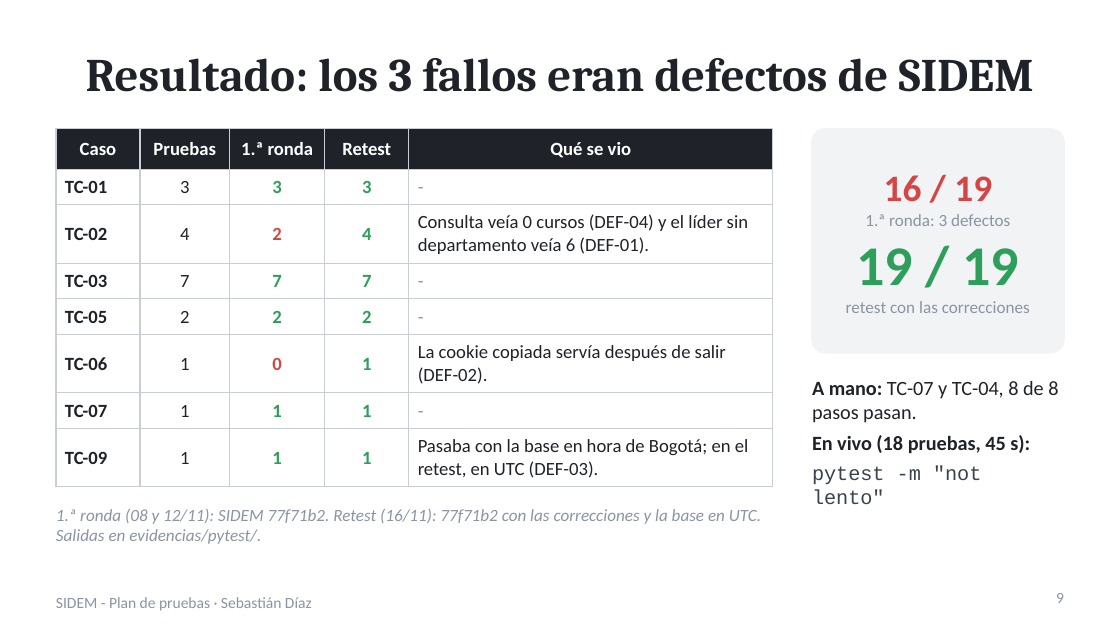
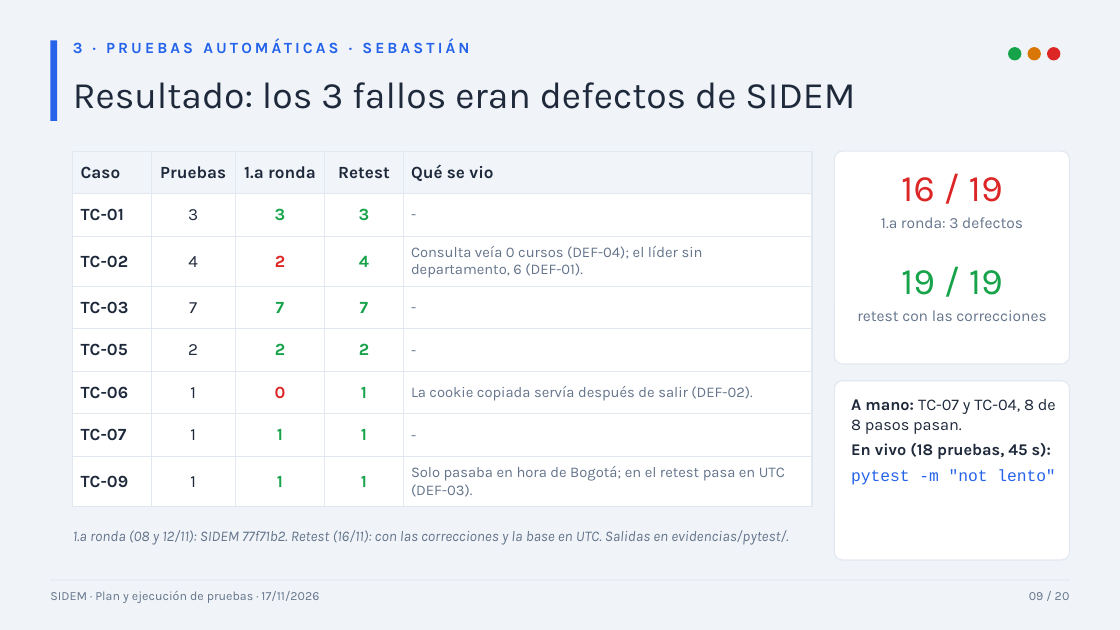
Before and after one commit to C4t-eyex/SIDEM-Plan-Pruebas, a slide deck: slide 9 of exposicion/Exposicion_SIDEM.pptx. Drawn at 1120x630 pixels with LibreOffice and Linux fonts; fonts in the diff are those of the drawing. Boxes give left, top, right and bottom in pixels: in the first picture for what was removed or moved away, otherwise in the second. Text is boxed around its words. In the diff, an @@ line names an element or a change of style, - is before the commit and + after.

```diff
--- a/exposicion/Exposicion_SIDEM.pptx
+++ b/exposicion/Exposicion_SIDEM.pptx
@@ background #FFFFFF to #F0F4F8 @@
@@ rectangle added at <box>50,40,57,121</box>, fill #2563EB @@
@@ text added at <box>73,40,469,53</box>, 10 pt, text #2563EB, bold @@
+3 · PRUEBAS AUTOMÁTICAS · SEBASTIÁN
@@ ellipse added at <box>1008,47,1021,60</box>, fill #16A34A @@
@@ ellipse added at <box>1027,47,1040,60</box>, fill #D97706 @@
@@ ellipse added at <box>1047,47,1061,60</box>, fill #DC2626 @@
@@ text "Resultado: los 3 fallos eran ...": place and size @@
-text "Resultado: los 3 fallos eran ..." at <box>86,58,1034,92</box>
+text "Resultado: los 3 fallos eran ..." at <box>73,82,855,109</box>
@@ text "Resultado: los 3 fallos eran ..." at <box>73,82,855,109</box>: size 30 to 24 pt, font Cambria to Karla, text colour #1F2329 to #1E293B, bold off; alignment centre to left @@
@@ table at <box>73,151,812,501</box> @@
-row 3, column 5: Consulta veía 0 cursos (DEF-04) y el líder sin departamento veía 6 (DEF-01).
+row 3, column 5: Consulta veía 0 cursos (DEF-04); el líder sin departamento, 6 (DEF-01).
-row 8, column 5: Pasaba con la base en hora de Bogotá; en el retest, en UTC (DEF-03).
+row 8, column 5: Solo pasaba en hora de Bogotá; en el retest pasa en UTC (DEF-03).
@@ fill #1F2329 to #F1F5F9 in row 1 @@
@@ fill none to #FFFFFF in 35 cells @@
@@ size 12 to 11 pt in "Caso", "Pruebas", "1.ª ronda", "Retest" and 29 more places @@
@@ font Calibri to Karla in "Caso", "Pruebas", "1.ª ronda", "Retest" and 34 more places @@
@@ text colour #FFFFFF to #1E293B in "Caso", "Pruebas", "1.ª ronda", "Retest" and 1 more places @@
@@ text colour #1F2329 to #1E293B in "TC-01", "3", "TC-02", "4" and 10 more places @@
@@ text colour #2E9E5B to #16A34A in "3", "3", "4", "7" and 8 more places @@
@@ size 12 to 9.5 pt in "-", "-", "-", "La cookie copiada servía después de salir ..." and 1 more places @@
@@ text colour #8A94A3 to #64748B in "-", "-", "-", "-" @@
@@ text colour #D64545 to #DC2626 in "2", "0" @@
@@ text colour #1F2329 to #64748B in "La cookie copiada servía después de salir ..." @@
@@ alignment centre to left @@
@@ borders changed @@
@@ table: place and size @@
-table at <box>56,129,773,487</box>
+table at <box>73,151,812,501</box>
@@ rounded rectangle: place and size @@
-rounded rectangle at <box>812,129,1064,353</box>
+rounded rectangle at <box>834,151,1070,364</box>
@@ rounded rectangle at <box>834,151,1070,364</box>: fill #F1F3F5 to #FFFFFF; outline #F1F3F5 1 pt to #E2E8F0 0.75 pt; proportions changed @@
@@ text at <box>884,175,992,202</box>: paragraph removed @@
-16 / 19
@@ text added at <box>901,177,1003,202</box>, 24 pt, text #DC2626 @@
+16 / 19
@@ text "1.ª ronda: 3 defectos": place and size @@
-text "1.ª ronda: 3 defectos" at <box>846,175,1030,313</box>
+text "1.ª ronda: 3 defectos" at <box>881,217,1023,228</box>
@@ text "1.ª ronda: 3 defectos" at <box>881,217,1023,228</box>: size 11 to 10 pt, font Calibri to Karla, text colour #8A94A3 to #64748B; vertical alignment middle to top @@
@@ text at <box>846,248,1030,313</box>: paragraphs removed @@
-19 / 19
-retest con las correcciones
@@ text added at <box>901,270,1003,295</box>, 24 pt, text #16A34A @@
+19 / 19
@@ text added at <box>857,310,1046,321</box>, 10 pt, text #64748B @@
+retest con las correcciones
@@ rounded rectangle added at <box>834,381,1070,560</box>, fill #FFFFFF, outline #E2E8F0 0.75 pt @@
@@ text "A mano: TC-07 y TC-04, ...": place and size @@
-text "A mano: TC-07 y TC-04, ..." at <box>812,381,1058,504</box>
+text "A mano: TC-07 y TC-04, ..." at <box>851,399,1056,485</box>
@@ text "A mano: TC-07 y TC-04, ..." at <box>851,399,1056,485</box>: size 13 to 10.5 pt; font Calibri to Karla, text colour #1F2329 to #1E293B in "A mano: TC-07 y TC-04, 8 de ...", "En vivo (18 pruebas, 45 s):"; text colour #3A4250 to #2563EB in "pytest -m "not lento"" @@
@@ text at <box>73,530,788,545</box>: text changed; size 11 to 9.5 pt; font Calibri to Karla; text colour #8A94A3 to #64748B @@
-1.ª ronda (08 y 12/11): SIDEM 77f71b2. Retest (16/11): 77f71b2 con las correcciones y la base en UTC. Salidas en evidencias/pytest/.
+1.ª ronda (08 y 12/11): SIDEM 77f71b2. Retest (16/11): con las correcciones y la base en UTC. Salidas en evidencias/pytest/.
@@ line added from (50, 580) to (1070, 580), #E2E8F0 0.75 pt @@
@@ text added at <box>50,591,319,603</box>, 8 pt, text #64748B @@
+SIDEM · Plan y ejecución de pruebas · 17/11/2026
@@ text removed at <box>56,597,312,611</box> @@
-SIDEM - Plan de pruebas · Sebastián Díaz
@@ text added at <box>1029,592,1070,600</box>, 8 pt, text #64748B @@
+09 / 20
@@ page number removed at <box>1056,593,1064,603</box> @@
-9
```
Also in this commit, not shown: 19 other slides changed, 4 other files.
